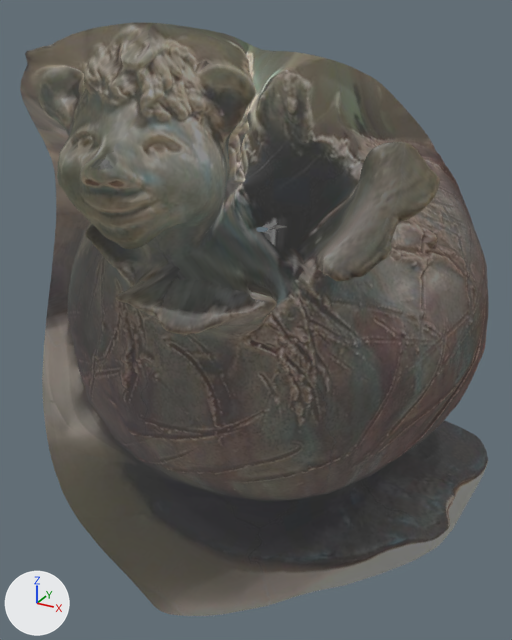
A saved change to the glTF model knolletje.glb.
The view is the same before and after, from a camera (50 mm lens) standing at (11.32, -20.02, 14.59) and looking at (0.24, 0.13, 4.51). Every picture has the same lights, and +X, +Y and +Z are marked at lower left. Where no turn or scale is listed for an object, it has been applied to the vertices.

Objects in the first picture: 'knolletje'.
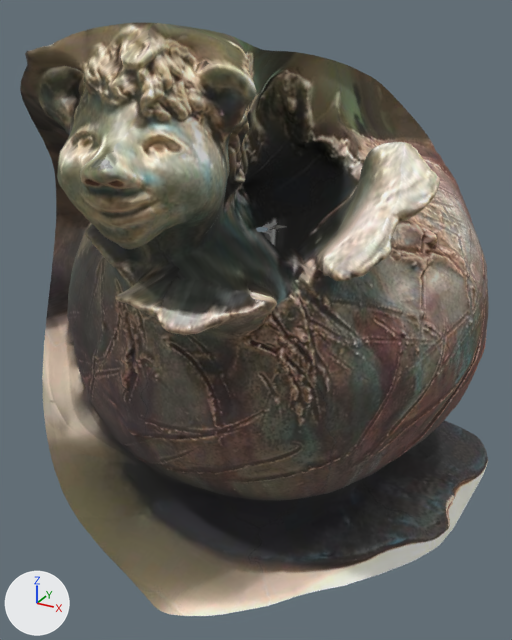
The newer file is also turned or shifted as a whole; pictures and numbers use the older file's frame.

Location of each change, (x1, y1, x2, y2) in pixels of the pictures (512 x 640 px):
'knolletje', surface changed
    both: (20, 23, 489, 616)

What changed in the scene script:
```text
Change mat_texture_0:
    remove mat_texture_0.transmission_weight = 1.0
```
